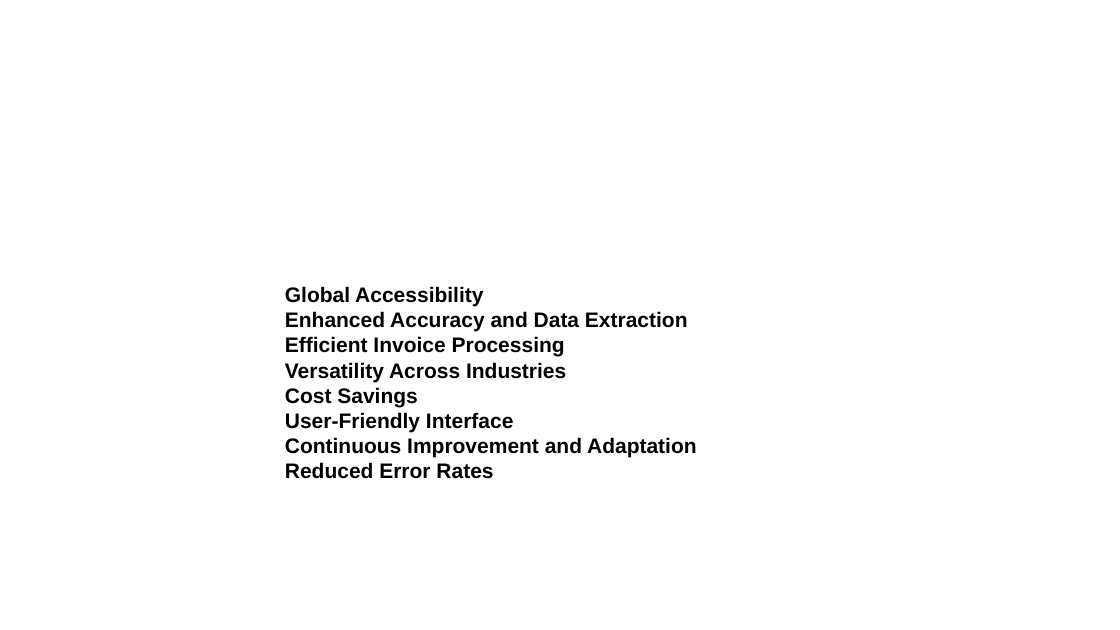
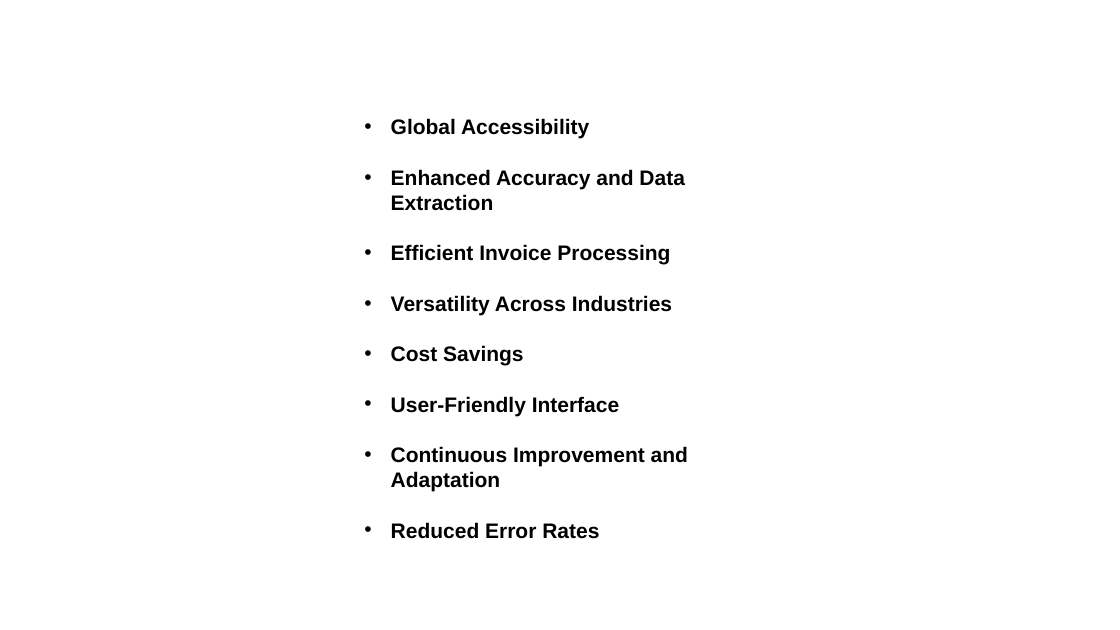
Before and after one commit to NipunShrivats/Invoice-Extractor, a slide deck: slide 19 of Invoice-extractor.pptx. Drawn at 1120x630 pixels with LibreOffice and Linux fonts; fonts in the diff are those of the drawing; background and template pictures are left out. Boxes give left, top, right and bottom in pixels: in the first picture for what was removed or moved away, otherwise in the second. Text is boxed around its words. In the diff, an @@ line names an element or a change of style, - is before the commit and + after.

```diff
--- a/Invoice-extractor.pptx
+++ b/Invoice-extractor.pptx
@@ text "Global Accessibility": place and size @@
-text "Global Accessibility" at box(285, 286, 697, 479)
+text "Global Accessibility" at box(391, 118, 688, 539)
@@ text "Global Accessibility" at box(391, 118, 688, 539): bullet none to • @@
```
Also in this commit, not shown: 1 other slide changed, 1 other file.
